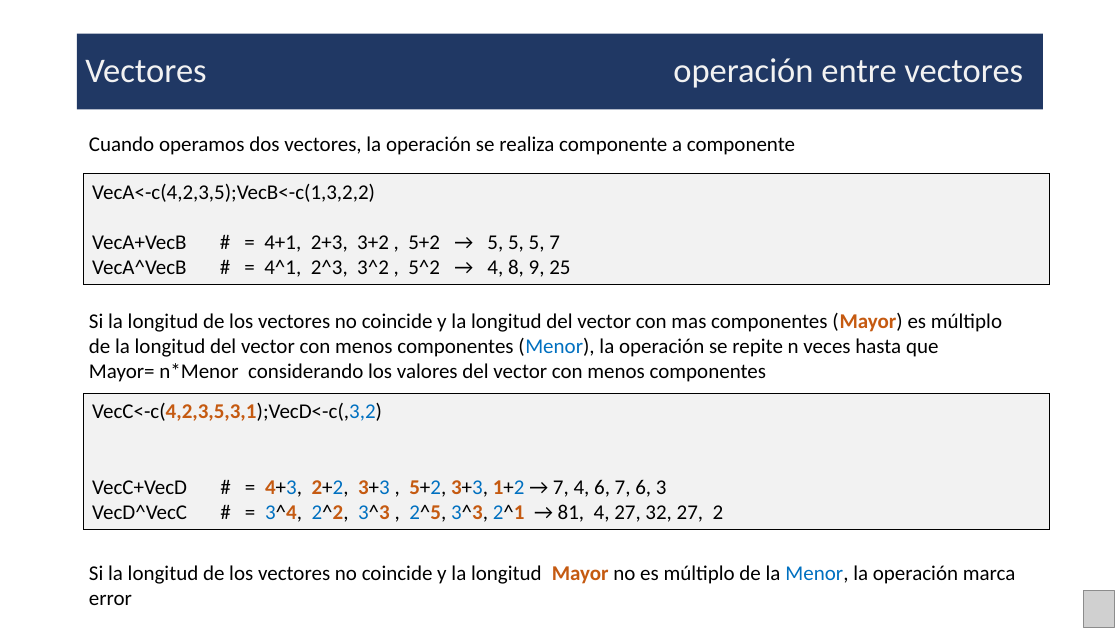
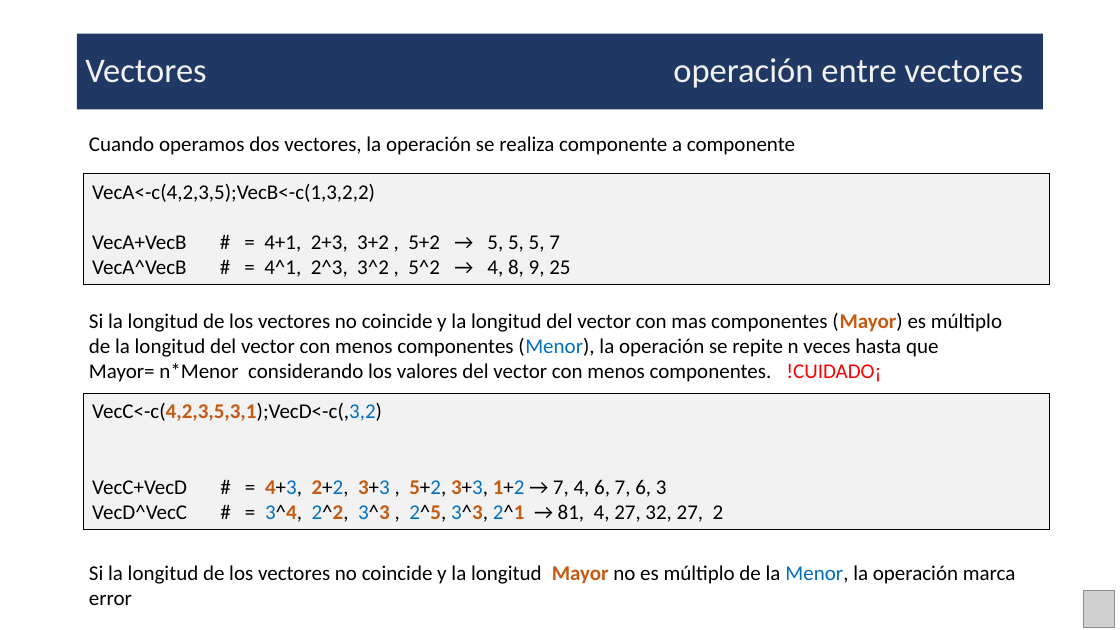
Before and after one commit to DeltaWiseC/PAct01, a slide deck: slide 14 of Presentacion.pptx. Drawn at 1120x630 pixels with LibreOffice and Linux fonts; fonts in the diff are those of the drawing; grey boxes stand for pictures. Boxes give left, top, right and bottom in pixels: in the first picture for what was removed or moved away, otherwise in the second. Text is boxed around its words. In the diff, an @@ line names an element or a change of style, - is before the commit and + after.

```diff
--- a/Presentacion.pptx
+++ b/Presentacion.pptx
@@ text at box(89, 363, 881, 382): text changed @@
-Mayor= n*Menor considerando los valores del vector con menos componentes
+Mayor= n*Menor considerando los valores del vector con menos componentes. !CUIDADO¡
```
Also in this commit, not shown: 4 other slides changed, 7 slides added, 2 slides removed, 5 other files.
